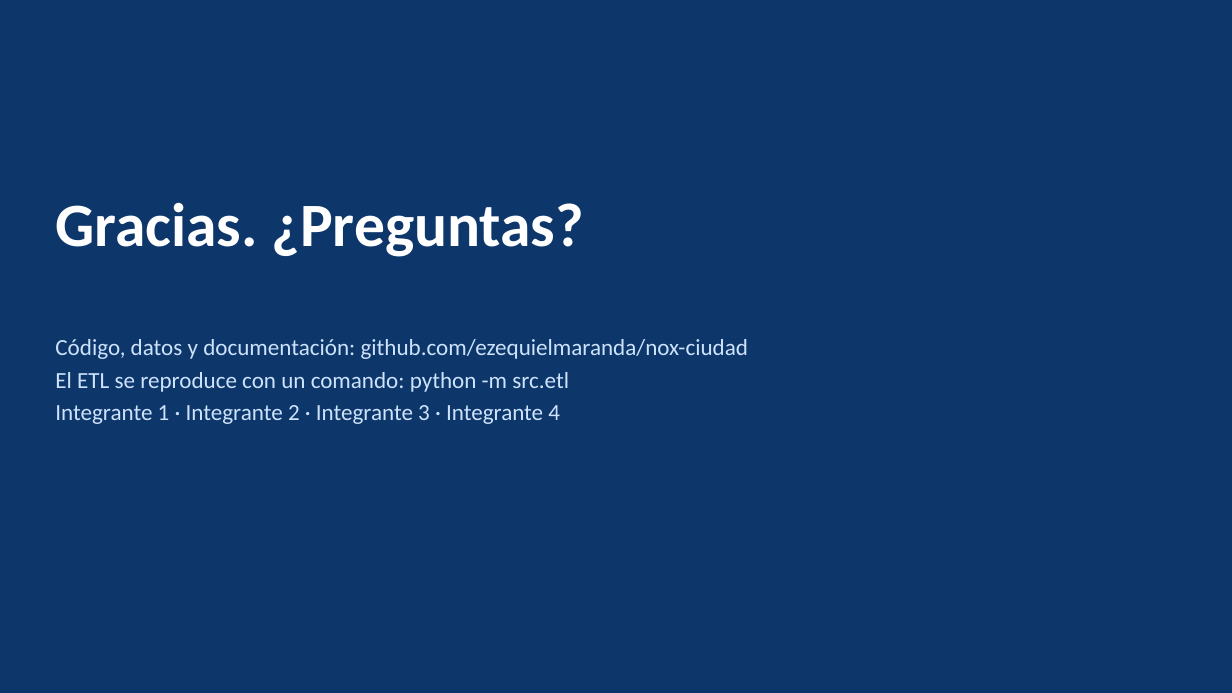
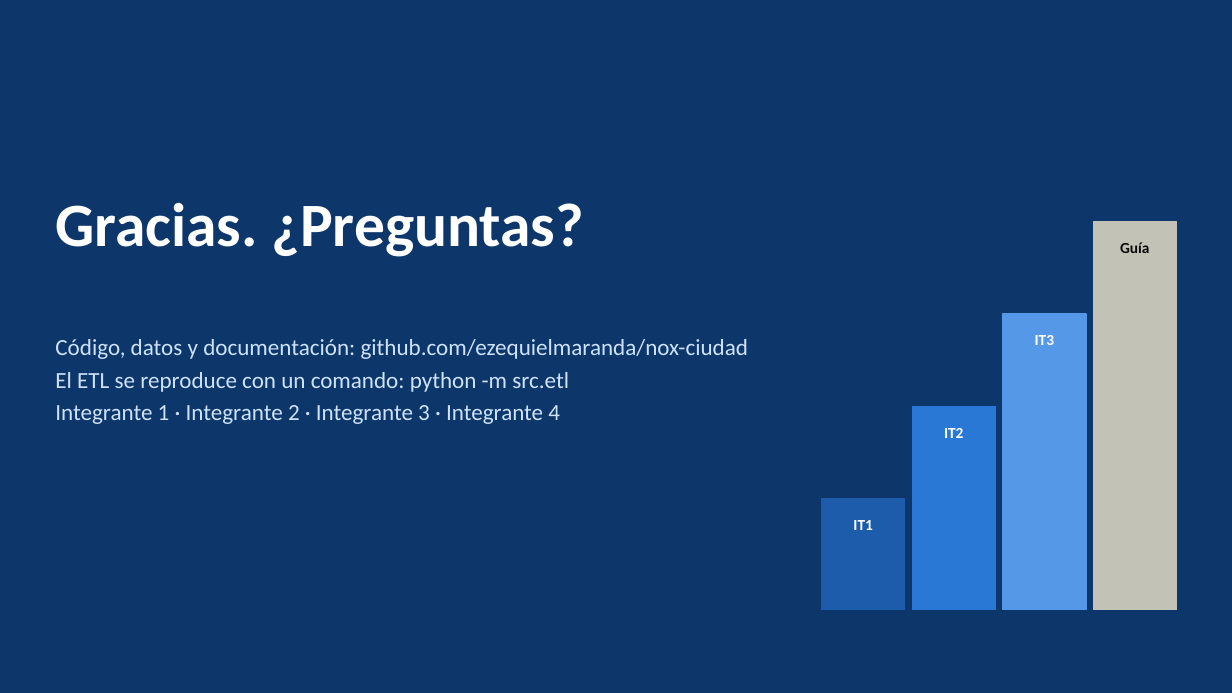
Before and after one commit to ezequielmaranda/nox-ciudad, a slide deck: slide 21 of presentacion/presentacion_tp_aire_oms.pptx. Drawn at 1232x693 pixels with LibreOffice and Linux fonts; fonts in the diff are those of the drawing. Boxes give left, top, right and bottom in pixels: in the first picture for what was removed or moved away, otherwise in the second. Text is boxed around its words. In the diff, an @@ line names an element or a change of style, - is before the commit and + after.

```diff
--- a/presentacion/presentacion_tp_aire_oms.pptx
+++ b/presentacion/presentacion_tp_aire_oms.pptx
@@ rectangle added at box(1093, 222, 1177, 610), fill #C3C2B7, outline #C3C2B7 1 pt @@
@@ text added at box(1120, 242, 1149, 253), 12 pt, text #0B0B0B, bold @@
+Guía
@@ rectangle added at box(1003, 314, 1086, 610), fill #5598E7, outline #5598E7 1 pt @@
@@ text added at box(1035, 335, 1054, 345), 12 pt, text #FFFFFF, bold @@
+IT3
@@ rectangle added at box(912, 407, 995, 610), fill #2A78D6, outline #2A78D6 1 pt @@
@@ text added at box(944, 428, 963, 438), 12 pt, text #FFFFFF, bold @@
+IT2
@@ rectangle added at box(822, 499, 905, 610), fill #1C5CAB, outline #1C5CAB 1 pt @@
@@ text added at box(853, 520, 872, 530), 12 pt, text #FFFFFF, bold @@
+IT1
```
Also in this commit, not shown: 20 other slides changed, 1 other file.
